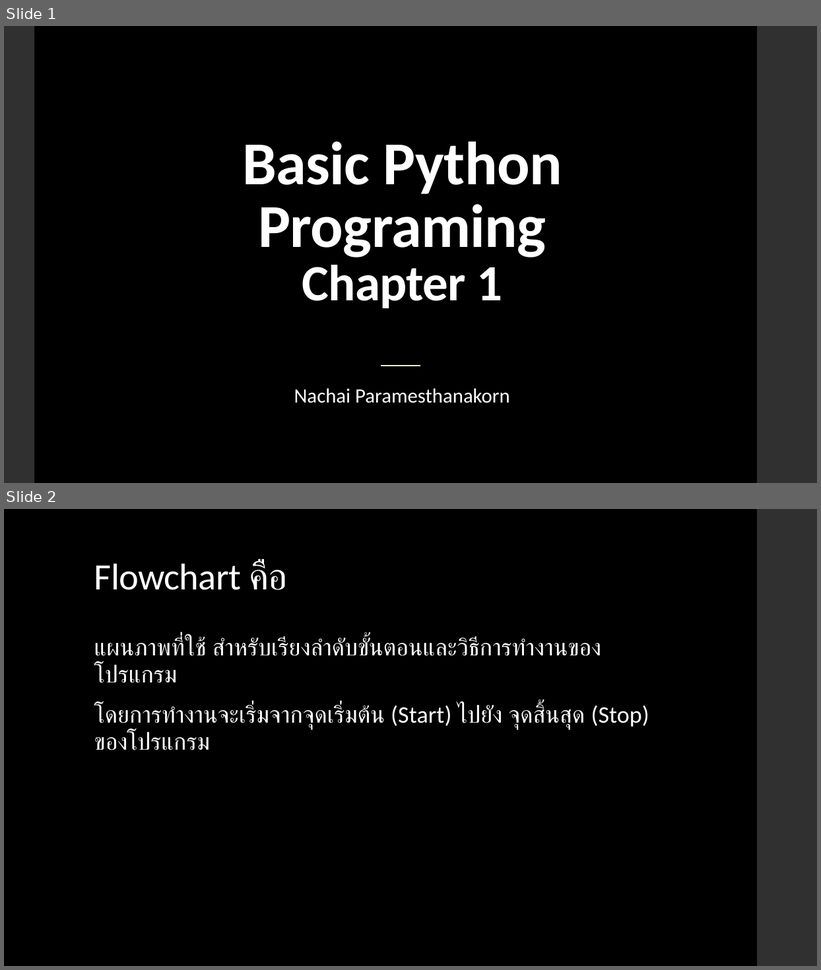
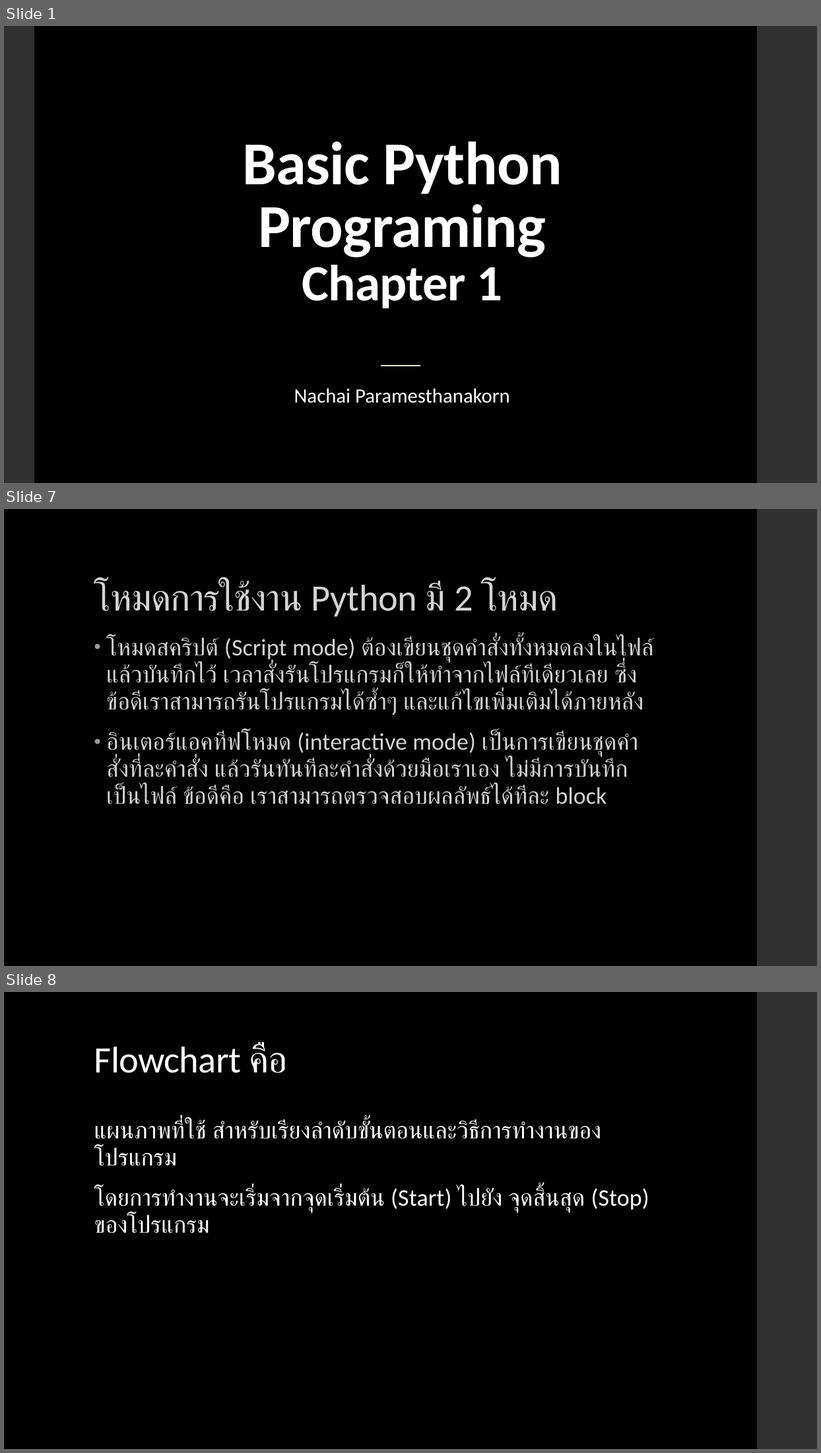
Before and after one commit to NaPryder/Basic-Python-101, a slide deck: Chapter 1/Chapter 1.pptx. Shown one above the other, each under a label of ours: slides 1 and 2 before the commit, slides 1, 7 and 8 after it; the slides between them are not shown. The pictures are 821x970 and 821x1453 pixels, drawn with LibreOffice and Linux fonts; fonts in the diff are those of the drawing. Boxes give left, top, right and bottom in pixels: in the first picture for what was removed or moved away, otherwise in the second. Text is boxed around its words. In the diff, an @@ line names an element or a change of style, - is before the commit and + after.

```diff
--- a/Chapter 1/Chapter 1.pptx
+++ b/Chapter 1/Chapter 1.pptx
@@ slide 7 added at bbox=[4, 509, 817, 966], background #000000; not listed: 1 template element that a slide beside it also shows @@
@@ title added at bbox=[94, 581, 558, 617], 44 pt, text #D4D4D4 @@
+โหมดการใช้งาน Python มี 2 โหมด
@@ text added at bbox=[106, 637, 654, 805], 28 pt, text #D4D4D4 @@
+• โหมดสคริปต์ (Script mode) ต้องเขียนชุดคำสั่งทั้งหมดลงในไฟล์แล้วบันทึกไว้ เวลาสั่งรันโปรแกรมก็ให้ทำจากไฟล์ทีเดียวเลย ซึ่งข้อดีเราสามารถรันโปรแกรมได้ซ้ำๆ และแก้ไขเพิ่มเติมได้ภายหลัง
+• อินเตอร์แอคทีฟโหมด (interactive mode) เป็นการเขียนชุดคำสั่งที่ละคำสั่ง แล้วรันทันทีละคำสั่งด้วยมือเราเอง ไม่มีการบันทึกเป็นไฟล์ ข้อดีคือ เราสามารถตรวจสอบผลลัพธ์ได้ทีละ block
@@ what was slide 2 is now slide 8 @@
```
Also in this commit, not shown: 7 other slides added, 3 other files.
